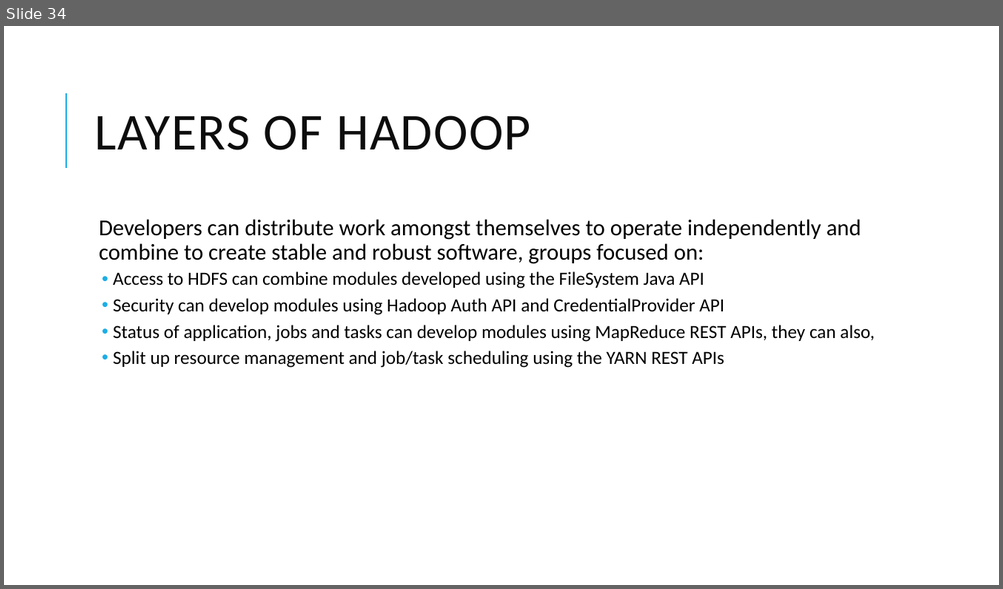
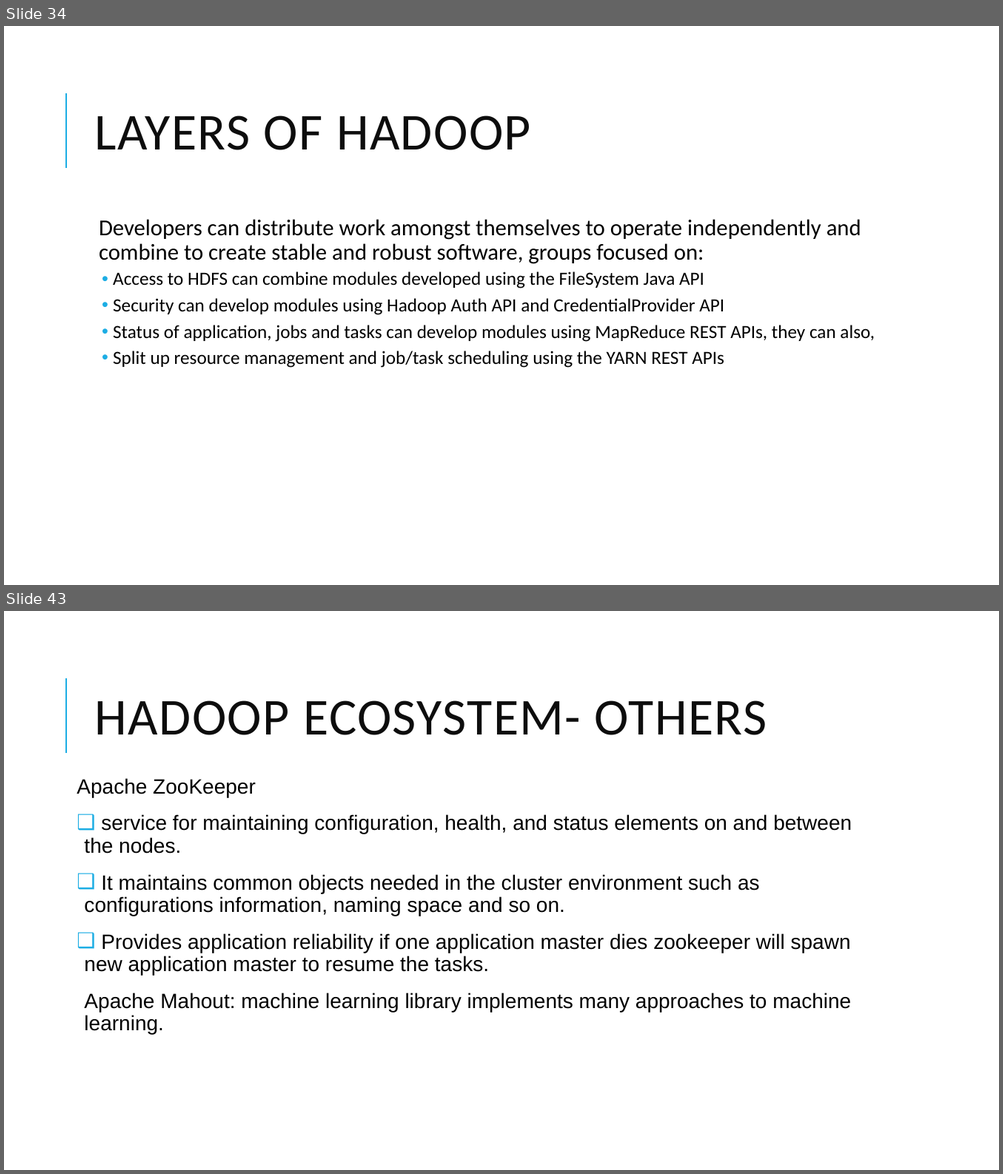
Before and after one commit to dsjili/eecs4314, a slide deck: assignment1_compiled.pptx. Shown one above the other, each under a label of ours: slide 34 before the commit, slides 34 and 43 after it; the slides between them are not shown. The pictures are 1003x589 and 1003x1174 pixels, drawn with LibreOffice and Linux fonts; fonts in the diff are those of the drawing. Boxes give left, top, right and bottom in pixels: in the first picture for what was removed or moved away, otherwise in the second. Text is boxed around its words. In the diff, an @@ line names an element or a change of style, - is before the commit and + after.

Commit message:
added the ecosystem slides

```diff
--- a/assignment1_compiled.pptx
+++ b/assignment1_compiled.pptx
@@ slide 43 added at (x1=4, y1=611, x2=999, y2=1170), background #FFFFFF; not listed: 1 template element that a slide beside it also shows @@
@@ title added at (x1=95, y1=701, x2=766, y2=735), 50 pt, text #0D0D0D @@
+HADOOP ECOSYSTEM- OTHERS
@@ text added at (x1=77, y1=778, x2=851, y2=1034), 20 pt, text #000000 @@
+Apache ZooKeeper
+❑ service for maintaining configuration, health, and status elements on and between the nodes.
+❑ It maintains common objects needed in the cluster environment such as configurations information, naming space and so on.
+❑ Provides application reliability if one application master dies zookeeper will spawn new application master to resume the tasks.
+  Apache Mahout: machine learning library implements many approaches to machine learning.
```
Also in this commit, not shown: 9 other slides added.
